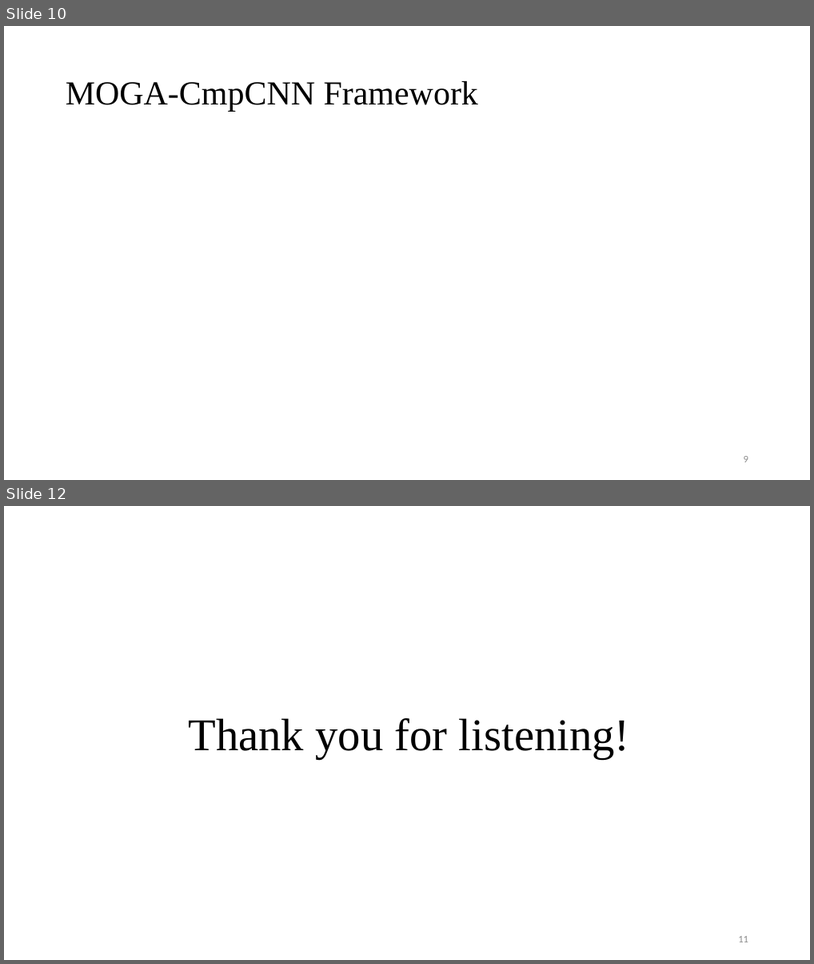
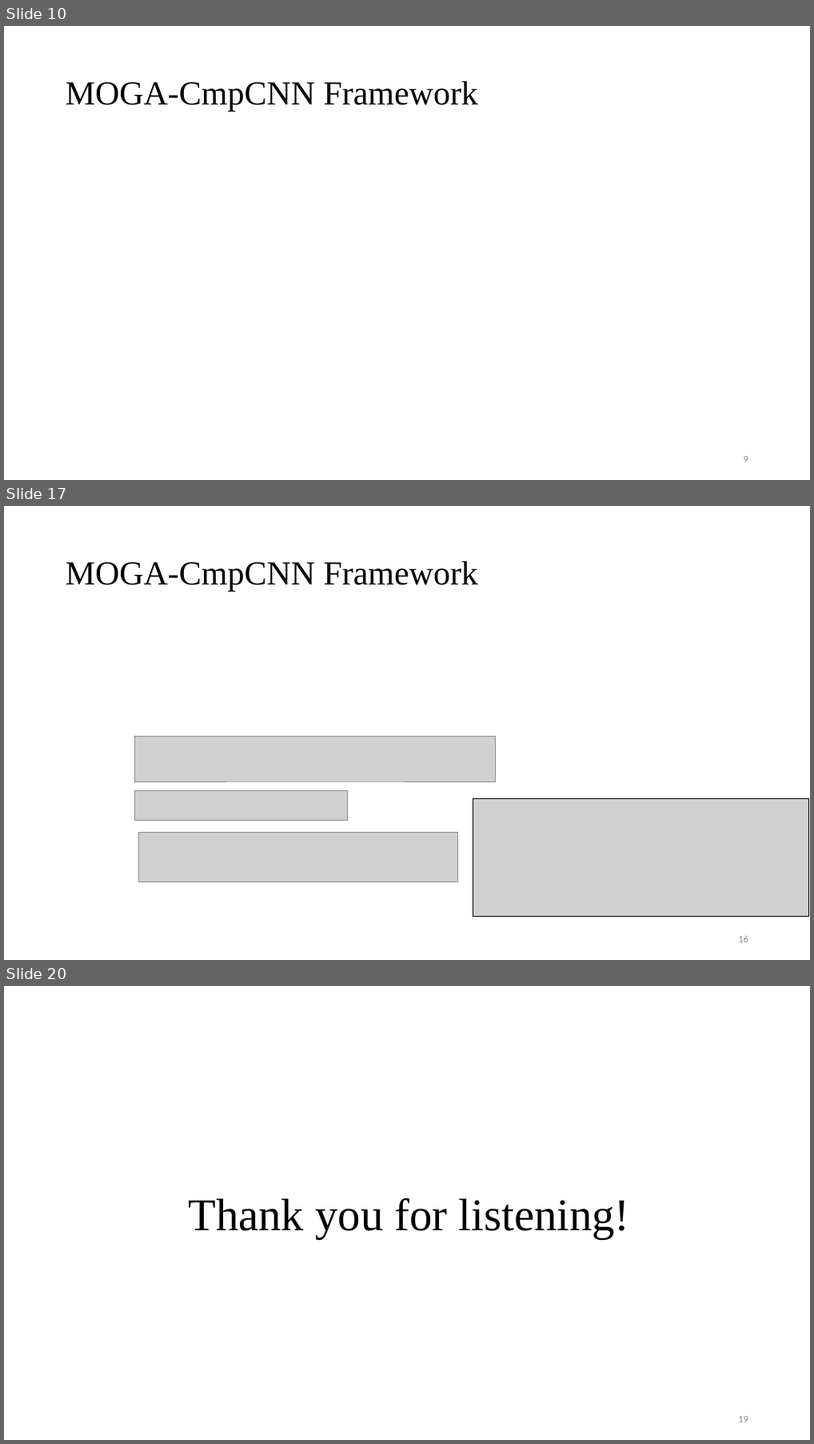
Before and after one commit to Pacific-Feng-Studuies/Studied-Papers, a slide deck: DAC2024/MOGA-CmpCNN/MOGA-CmpCNN A Multi-Objective Genetic Algorithm Intergrated with CmpCNN Model for CMP-Aware Metal Fill.pptx. Shown one above the other, each under a label of ours: slides 10 and 12 before the commit, slides 10, 17 and 20 after it; the slides between them are not shown. The pictures are 814x964 and 814x1444 pixels, drawn with LibreOffice and Linux fonts; fonts in the diff are those of the drawing; grey boxes stand for pictures. Boxes give left, top, right and bottom in pixels: in the first picture for what was removed or moved away, otherwise in the second. Text is boxed around its words. In the diff, an @@ line names an element or a change of style, - is before the commit and + after.

```diff
--- a/DAC2024/MOGA-CmpCNN/MOGA-CmpCNN A Multi-Objective Genetic Algorithm Intergrated with CmpCNN Model for CMP-Aware Metal Fill.pptx
+++ b/DAC2024/MOGA-CmpCNN/MOGA-CmpCNN A Multi-Objective Genetic Algorithm Intergrated with CmpCNN Model for CMP-Aware Metal Fill.pptx
@@ slide 17 added at bbox=[4, 506, 810, 960], background #FFFFFF @@
@@ title added at bbox=[66, 561, 478, 591], 40 pt, text #000000 @@
+MOGA-CmpCNN Framework
@@ picture added at bbox=[135, 736, 496, 781] @@
@@ picture added at bbox=[135, 790, 348, 820] @@
@@ picture added at bbox=[474, 798, 809, 916] @@
@@ picture added at bbox=[139, 832, 458, 882] @@
@@ page number added at bbox=[738, 935, 749, 942], 12 pt, text #8C8C8C @@
+16
@@ what was slide 12 is now slide 20 @@
@@ page number at bbox=[738, 1416, 749, 1422]: text changed @@
-11
+19
```
Also in this commit, not shown: 1 slide changed, 7 other slides added, 1 other file.
